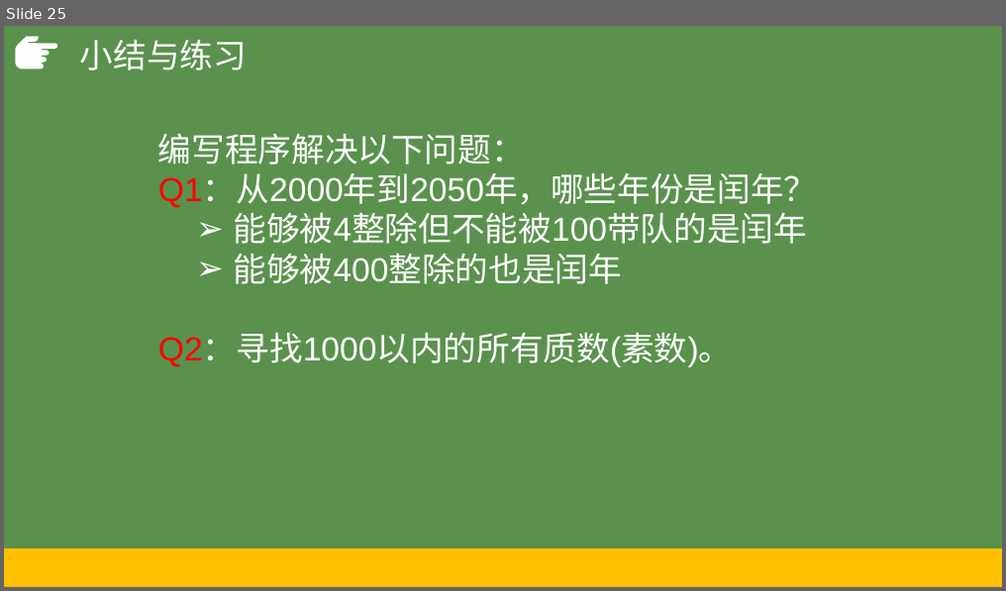
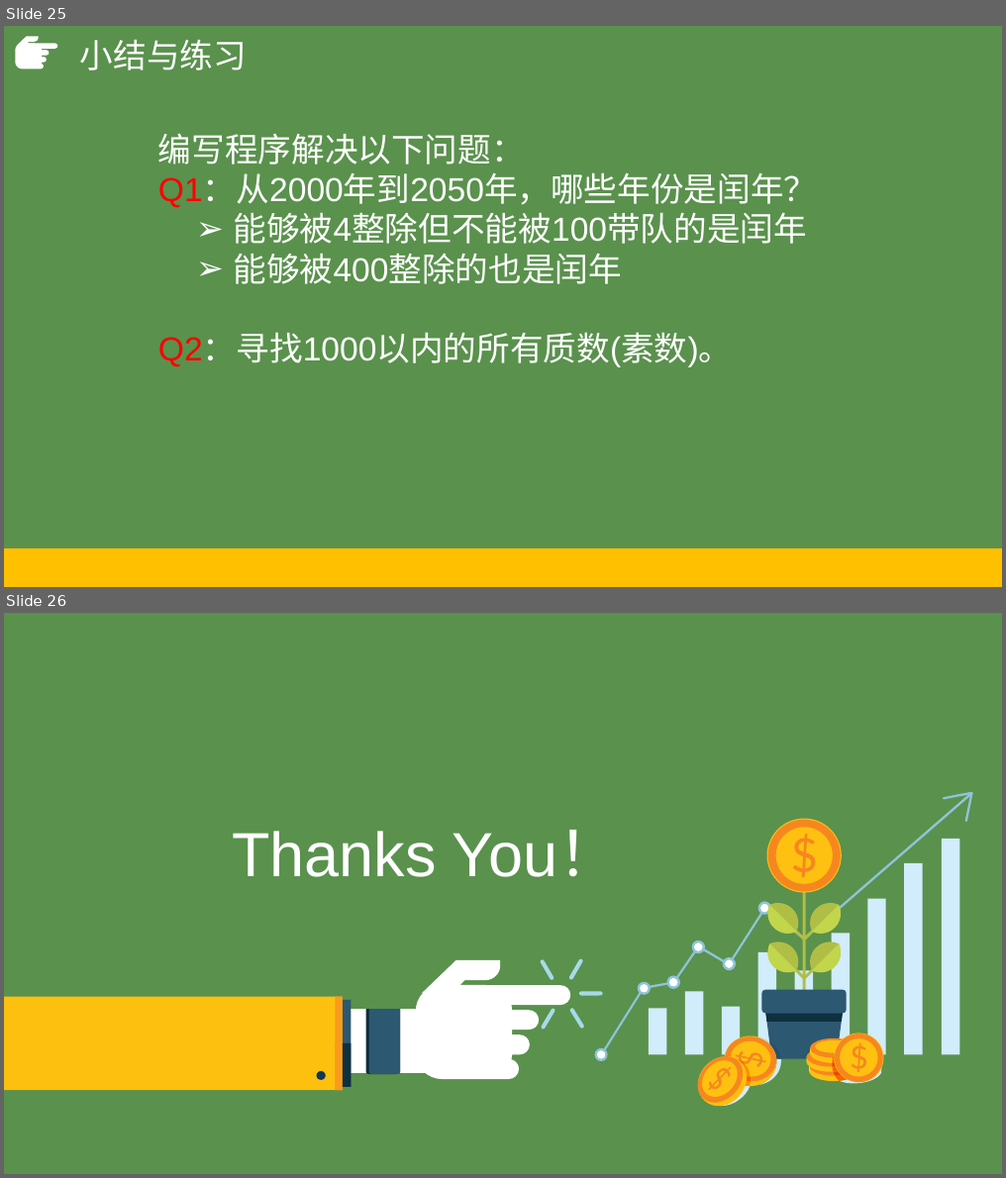
Before and after one commit to hongm32/2020design, a slide deck: 【第09课】枚举算法/【第09课】枚举算法.pptx. Shown one above the other, each under a label of ours: slide 25 before the commit, slides 25 and 26 after it. The pictures are 1006x591 and 1006x1178 pixels, drawn with LibreOffice and Linux fonts; fonts in the diff are those of the drawing. Boxes give left, top, right and bottom in pixels: in the first picture for what was removed or moved away, otherwise in the second. Text is boxed around its words. In the diff, an @@ line names an element or a change of style, - is before the commit and + after.

```diff
--- a/【第09课】枚举算法/【第09课】枚举算法.pptx
+++ b/【第09课】枚举算法/【第09课】枚举算法.pptx
@@ slide 26 added at box(4, 613, 1002, 1174), background #5A914D @@
@@ title added at box(232, 830, 620, 877), 60 pt, text #FFFFFF @@
+Thanks You！
@@ group added at box(4, 960, 601, 1090): 6 lines, 5 freeform shapes, 4 rectangles, 1 ellipse @@
@@ group added at box(595, 792, 973, 1109): 55 freeform shapes, 21 ellipses, 15 rectangles @@
```
Also in this commit, not shown: 9 slides changed, 8 other files.
